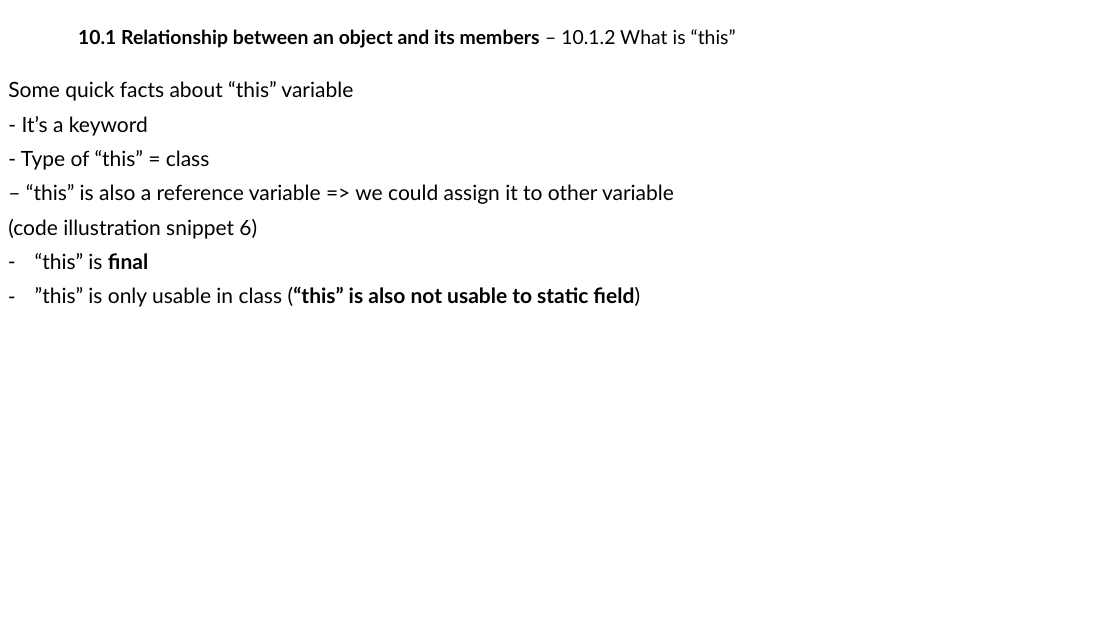
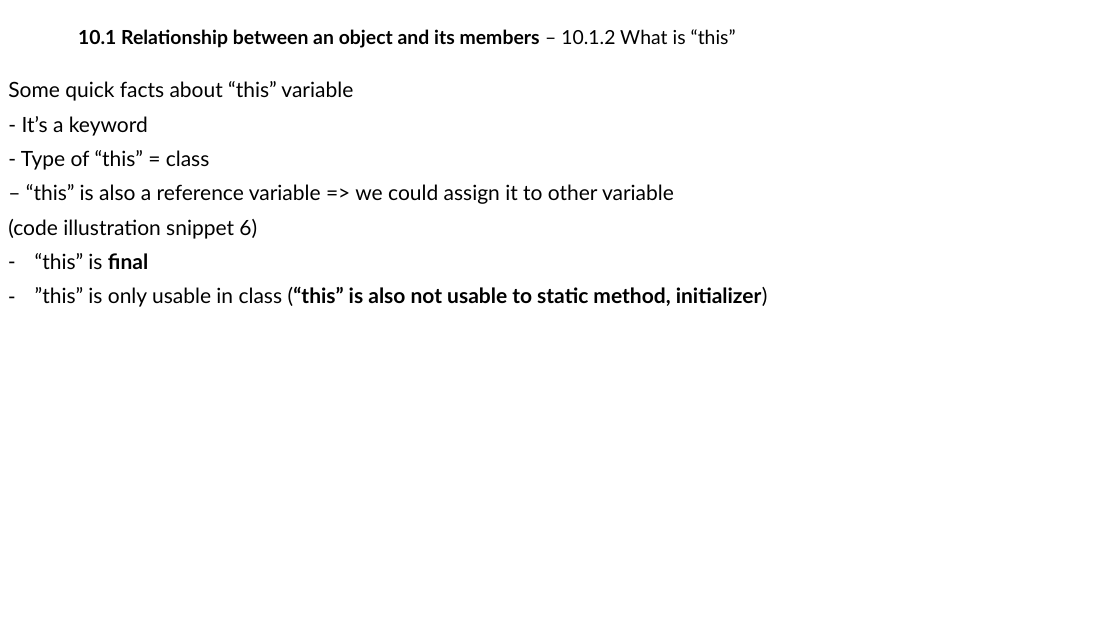
Before and after one commit to MaiDinhVinh/CS-Java, a slide deck: slide 4 of Java SE 8 Teaching Material/Chapter 10 - Classes and Constructors.pptx. Drawn at 1120x630 pixels with LibreOffice and Linux fonts; fonts in the diff are those of the drawing. Boxes give left, top, right and bottom in pixels: in the first picture for what was removed or moved away, otherwise in the second. Text is boxed around its words. In the diff, an @@ line names an element or a change of style, - is before the commit and + after.

Commit message:
upload changes to the ppt file

```diff
--- a/Java SE 8 Teaching Material/Chapter 10 - Classes and Constructors.pptx
+++ b/Java SE 8 Teaching Material/Chapter 10 - Classes and Constructors.pptx
@@ text at (x1=35, y1=286, x2=768, y2=307): text changed @@
-– ”this” is only usable in class (“this” is also not usable to static field)
+– ”this” is only usable in class (“this” is also not usable to static method, initializer)
```
Also in this commit, not shown: 3 other slides changed.
